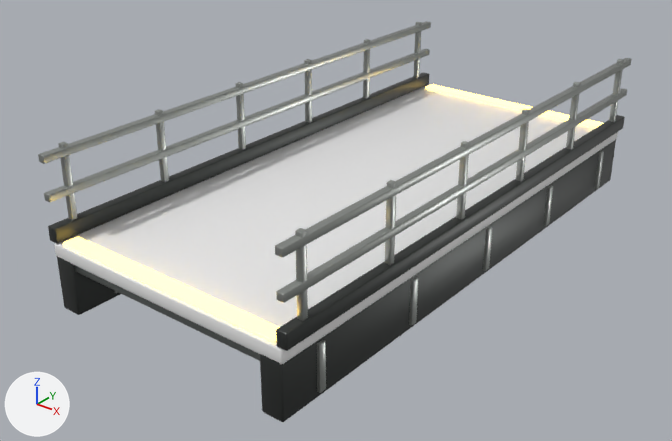
The glTF model public/assets/blender/hab_landing_v4.glb as it was, and as the next commit left it.
Before and after are seen from a camera (50 mm lens) standing at (6.93, -9.52, 5.03) and looking at (-0.23, -0.58, -0.51). Lighting does not change. The marker at lower left points along +X, +Y and +Z. The picture after the commit comes second. Vertices at exactly the same position are counted once.

The first picture shows 'HabLanding'.
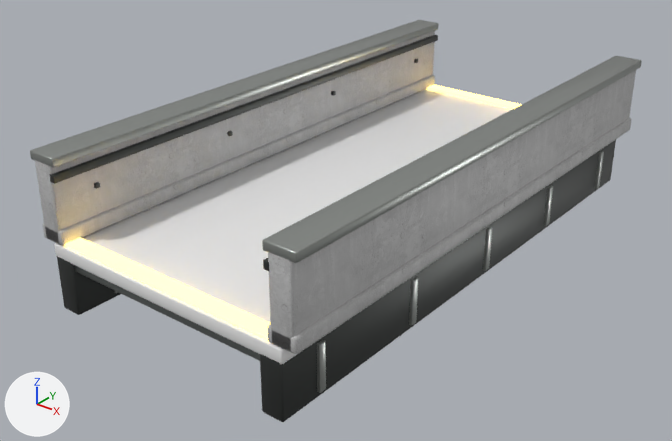
What changed in the scene script:
```text
Add mat_habconcrete:
    mat_habconcrete = bpy.data.materials.new('HabConcrete')
    # uses the picture img_concrete__concrete034_1k_color_jpg
    # uses the picture img_concrete__concrete034_1k_roughness_jpg
Change me_cube_1916:
    remove me_cube_1916.from_pydata(...)  # 2240 vertices, 4320 faces; spans x -1.87..1.87, y -3.95..3.95, z -0.8..1.26
    add me_cube_1916.from_pydata(...)  # 2128 vertices, 4104 faces; spans x -2.01..2.01, y -3.95..3.95, z -0.8..1.22
    me_cube_1916 part 1: the loose piece of 56 vertices spanning x -1.85..-1.75, y -3.95..3.95, z 1.11..1.21 is moved by (0.16, 0.0, -0.2), in mat_habdarksteel (dark grey #454846)
    me_cube_1916 part 2: the loose piece of 56 vertices spanning x -1.84..-1.76, y 3.59..3.67, z 0.1..1.26 is scaled about its middle by (0.773, 0.773, 0.0463), then moved by (0.16, -0.28, 0.0), in mat_habdarksteel (dark grey #454846)
    me_cube_1916 part 3: the loose piece of 56 vertices spanning x -1.84..-1.76, y 0.69..0.77, z 0.1..1.26 is scaled about its middle by (0.773, 0.773, 0.0463), then moved by (0.16, 0.39, 0.0), in mat_habdarksteel (dark grey #454846)
    me_cube_1916 part 4: the loose piece of 56 vertices spanning x -1.84..-1.76, y -0.77..-0.69, z 0.1..1.26 is scaled about its middle by (0.773, 0.773, 0.0463), then moved by (0.16, -0.39, 0.0), in mat_habdarksteel (dark grey #454846)
    me_cube_1916 part 5: the loose piece of 56 vertices spanning x -1.84..-1.76, y -3.67..-3.59, z 0.1..1.26 is scaled about its middle by (0.773, 0.773, 0.0463), then moved by (0.16, 0.28, 0.0), in mat_habdarksteel (dark grey #454846)
    me_cube_1916 part 6: the loose piece of 56 vertices spanning x 1.75..1.85, y -3.95..3.95, z 1.11..1.21 is moved by (-0.16, 0.0, -0.2), in mat_habdarksteel (dark grey #454846)
    me_cube_1916 part 7: the loose piece of 56 vertices spanning x 1.76..1.84, y 2.14..2.22, z 0.1..1.26 is scaled about its middle by (0.773, 0.773, 0.0463), then moved by (-0.16, 1.18, 0.0), in mat_habdarksteel (dark grey #454846)
    me_cube_1916 part 8: the loose piece of 56 vertices spanning x 1.76..1.84, y 0.69..0.77, z 0.1..1.26 is scaled about its middle by (0.773, 0.773, 0.0463), then moved by (-0.16, 0.39, 0.0), in mat_habdarksteel (dark grey #454846)
    me_cube_1916 part 9: the loose piece of 56 vertices spanning x 1.76..1.84, y -2.22..-2.14, z 0.1..1.26 is scaled about its middle by (0.773, 0.773, 0.0463), then moved by (-0.16, 1.06, 0.0), in mat_habdarksteel (dark grey #454846)
    me_cube_1916 part 10: the loose piece of 56 vertices spanning x 1.76..1.84, y -3.67..-3.59, z 0.1..1.26 is scaled about its middle by (0.773, 0.773, 0.0463), then moved by (-0.16, 0.28, 0.0), in mat_habdarksteel (dark grey #454846)
    me_cube_1916 part 11: the loose piece of 56 vertices spanning x -1.87..-1.73, y -3.95..3.95, z 0.1..0.3 is scaled about its middle by (2.81, 0.998, 0.91), in mat_habconcrete
    me_cube_1916 part 12: the loose piece of 56 vertices spanning x 1.73..1.87, y -3.95..3.95, z 0.1..0.3 is scaled about its middle by (2.81, 0.998, 0.91), in mat_habconcrete
    me_cube_1916 part 13: the loose piece of 56 vertices spanning x -1.85..-1.75, y -3.95..3.95, z 0.63..0.73 is rebuilt with 56 vertices and now spans x -1.95..-1.65, y -3.95..3.95, z 0.1..1.14, in mat_habconcrete
    me_cube_1916 part 14: the loose piece of 56 vertices spanning x 1.75..1.85, y -3.95..3.95, z 0.63..0.73 is rebuilt with 56 vertices and now spans x 1.65..1.95, y -3.95..3.95, z 0.1..1.14, in mat_habconcrete
    me_cube_1916 part 15: a new loose piece of 56 vertices spanning x -2.01..-1.59, y -3.95..3.95, z 1.1..1.22, in mat_habbrushed (grey #a0a4a0)
    me_cube_1916 part 16: a new loose piece of 56 vertices spanning x 1.59..2.01, y -3.95..3.95, z 1.1..1.22, in mat_habbrushed (grey #a0a4a0)
    me_cube_1916 part 17: the loose piece of 56 vertices spanning x -1.84..-1.76, y 2.14..2.22, z 0.1..1.26 is deleted
    me_cube_1916 part 18: the loose piece of 56 vertices spanning x -1.84..-1.76, y -2.22..-2.14, z 0.1..1.26 is deleted
    me_cube_1916 part 19: the loose piece of 56 vertices spanning x 1.76..1.84, y 3.59..3.67, z 0.1..1.26 is deleted
    me_cube_1916 part 20: the loose piece of 56 vertices spanning x 1.76..1.84, y -0.77..-0.69, z 0.1..1.26 is deleted
    add me_cube_1916.materials.append(mat_habconcrete)
```

Location of each change, [x1, y1, x2, y2] in pixels of the pictures (672 x 441 px; the box of a moved part takes in the faces that stretch with it):
'HabLanding', reshaped
    before: [38, 21, 632, 422]
    after: [30, 20, 642, 422]
part 1 of me_cube_1916, moved or reshaped
    before: [38, 21, 431, 164]
    after: [49, 35, 438, 184]
part 2 of me_cube_1916, moved or reshaped
    before: [414, 22, 422, 78]
    after: [414, 59, 418, 63]
part 3 of me_cube_1916, moved or reshaped
    before: [304, 59, 312, 122]
    after: [331, 91, 336, 96]
part 4 of me_cube_1916, moved or reshaped
    before: [236, 82, 246, 150]
    after: [227, 131, 233, 136]
part 5 of me_cube_1916, moved or reshaped
    before: [58, 142, 78, 220]
    after: [94, 182, 100, 189]
part 6 of me_cube_1916, moved or reshaped
    before: [275, 58, 632, 257]
    after: [263, 258, 269, 271]
part 7 of me_cube_1916, moved or reshaped (not visible afterwards)
    before: [566, 82, 581, 149]
part 8 of me_cube_1916, moved or reshaped (not visible afterwards)
    before: [516, 109, 530, 181]
part 9 of me_cube_1916, moved or reshaped (not visible afterwards)
    before: [385, 180, 397, 265]
part 10 of me_cube_1916, moved or reshaped (not visible afterwards)
    before: [295, 228, 308, 321]
part 11 of me_cube_1916, moved or reshaped
    before: [48, 72, 429, 243]
    after: [43, 75, 435, 246]
part 12 of me_cube_1916, moved or reshaped
    before: [276, 115, 625, 351]
    after: [268, 118, 631, 354]
part 13 of me_cube_1916, rebuilt (38% taller)
    before: [44, 49, 430, 202]
    after: [35, 31, 435, 243]
part 14 of me_cube_1916, rebuilt (31% taller)
    before: [276, 88, 627, 303]
    after: [268, 70, 636, 351]
part 15 of me_cube_1916, added
    after: [30, 20, 439, 167]
part 16 of me_cube_1916, added
    after: [262, 56, 642, 263]
part 17 of me_cube_1916, deleted
    before: [363, 39, 370, 99]
part 18 of me_cube_1916, deleted
    before: [155, 109, 169, 182]
part 19 of me_cube_1916, deleted
    before: [609, 59, 624, 122]
part 20 of me_cube_1916, deleted
    before: [456, 141, 470, 219]
